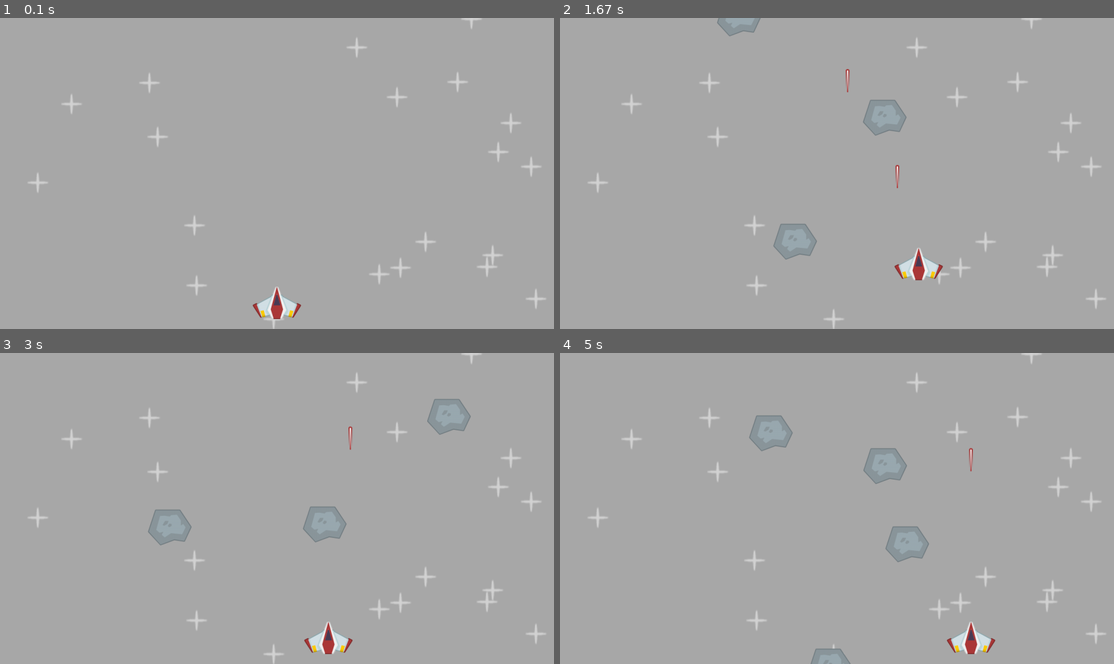
Above: before the commit, frames 1-4 (two rows, left to right).
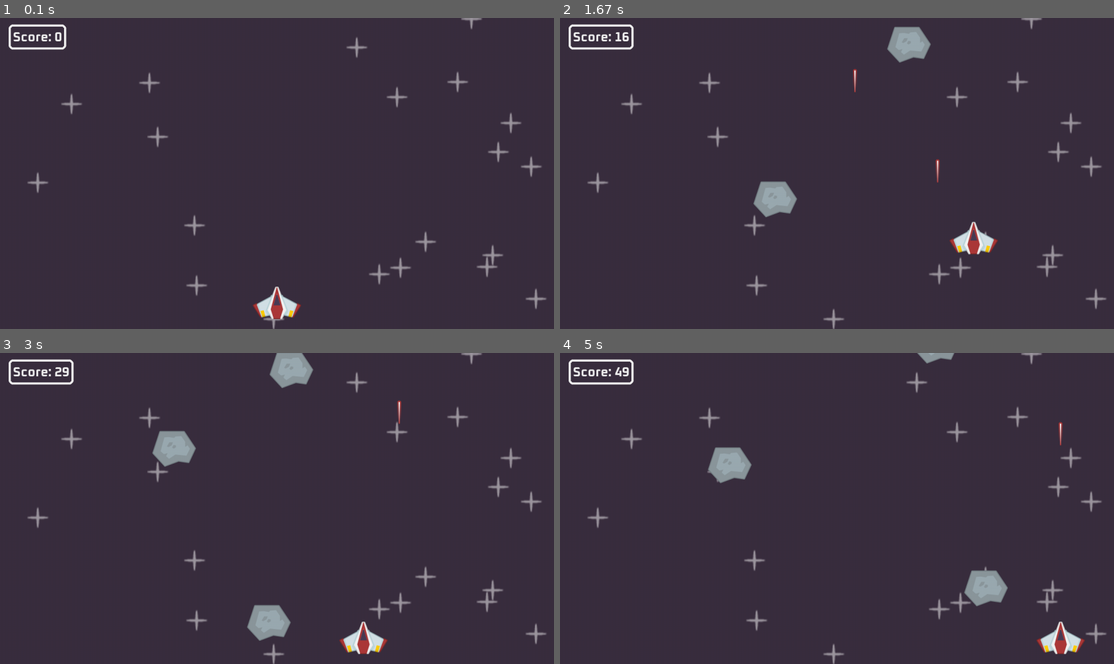
Above: after the commit, the same moments.

Repository: samincgs/pygame_projects
Game: pygame game, started from space shooter/code/main.py
The game is run twice, just before and just after one commit, with the same random seed, the same clock (stepped at 60 frames per second) and the same inputs.
Inputs:
- Up to frame 1 (0.1 s): no input
- Up to frame 2 (1.67 s): tap Space at 0.33, 0.73, 1.03, 1.23, 1.57 s; hold Right 0.67-1.13 s; hold Up 1.17-1.47 s; hold Right from 1.5 s (still down)
- Up to frame 3 (3 s): tap Space at 1.87, 2.07, 2.37, 2.63 s; release Right at 1.97 s; hold Left 2-2.53 s; hold Down 2.57-2.87 s
- Up to frame 4 (5 s): hold Up 3.33-3.7 s; tap Space at 3.4, 3.8, 4.1, 4.47 s; hold Right 3.73-4.37 s; hold Down 4.4-4.77 s

The runs differ from the first frame. In frame 1, 99% of the frame differs, in the area x 0-100%, y 0-100%; in frame 2, 99%; in frame 3, 99%; in frame 4, 99%.

Commit message:
created a score to display, and collisions

Diff:
--- a/space shooter/code/main.py
+++ b/space shooter/code/main.py
@@ -9,7 +9,7 @@
         self.rect = self.image.get_frect(center=pos)
 
         self.direction = pygame.Vector2()
-        self.speed = 300
+        self.speed = 500
 
         # cooldown
         self.can_shoot = True
@@ -26,7 +26,7 @@
         if keys[pygame.K_SPACE] and self.can_shoot:
             self.can_shoot = False
             self.laser_shoot_time = pygame.time.get_ticks()
-            Laser(laser_surf, self.rect.midtop, all_sprites)
+            Laser(laser_surf, self.rect.midtop, (all_sprites, laser_sprites))
 
     def move(self, dt):
         self.rect.center += self.direction * self.speed * dt
@@ -74,6 +74,24 @@
         if pygame.time.get_ticks() - self.time >=4000:
             self.kill()
 
+def collision():
+    global running
+    player_collided_sprites = pygame.sprite.spritecollide(player, meteor_sprites, False)
+    if player_collided_sprites:
+        running = False
+
+    for laser in laser_sprites:
+        collided_sprites = pygame.sprite.spritecollide(laser, meteor_sprites, True)
+        if collided_sprites:
+            laser.kill()
+
+def display_score():
+    current_time = pygame.time.get_ticks()
+    text_surf = font.render(f"Score: {str(current_time // 100)}", True, (240, 240, 240))
+    text_rect = text_surf.get_frect(topleft=(30, 30))
+    pygame.draw.rect(display_surface, (240, 240, 240), text_rect.inflate(20, 20).move(0, -5), 5, 10)
+    display_surface.blit(text_surf, text_rect)
+
 pygame.init()
 
 WINDOW_WIDTH, WINDOW_HEIGHT = 1280, 720
@@ -87,32 +105,38 @@
 laser_surf = pygame.image.load(join("images", "laser.png")).convert_alpha()
 meteor_surf = pygame.image.load(join("images", "meteor.png")).convert_alpha()
 
+font = pygame.font.Font(join("images", "Oxanium-Bold.ttf"), 30)
 
 all_sprites = pygame.sprite.Group()
+meteor_sprites = pygame.sprite.Group()
+laser_sprites = pygame.sprite.Group()
+
 for i in range(20):
     Star(star_surf, all_sprites)
 player = Player((WINDOW_WIDTH / 2, WINDOW_HEIGHT/ 2 + 300), all_sprites)
 
 meteor_event = pygame.event.custom_type()
-pygame.time.set_timer(meteor_event, 500)
+pygame.time.set_timer(meteor_event, 700)
 
 while running:
     dt = clock.tick() / 1000
     for event in pygame.event.get():
         if event.type == pygame.QUIT:
             running = False
+
         if event.type == meteor_event:
-            Meteor(meteor_surf, (randint(0, WINDOW_WIDTH), -50), all_sprites)
+            Meteor(meteor_surf, (randint(0, WINDOW_WIDTH), -50), (all_sprites, meteor_sprites))
 
+    # update the game
+    all_sprites.update(dt)
 
-
+    collision()
 
     # draw the game
-    all_sprites.update(dt)
-    display_surface.fill('darkgray')
-
-    # update the game
+    display_surface.fill('#3a2e3f')
+    display_score()
     all_sprites.draw(display_surface)
     pygame.display.update()
 
+
 pygame.quit()
